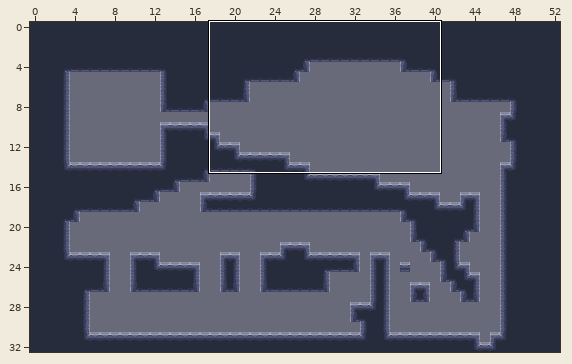
LDtk project, stored at Assets/BuildABot/LDtk/Maps/Lab Build-A-Bot.ldtk. The picture above shows the old version from afar; the outline marks the close-up.
Close-up. Before the edit:
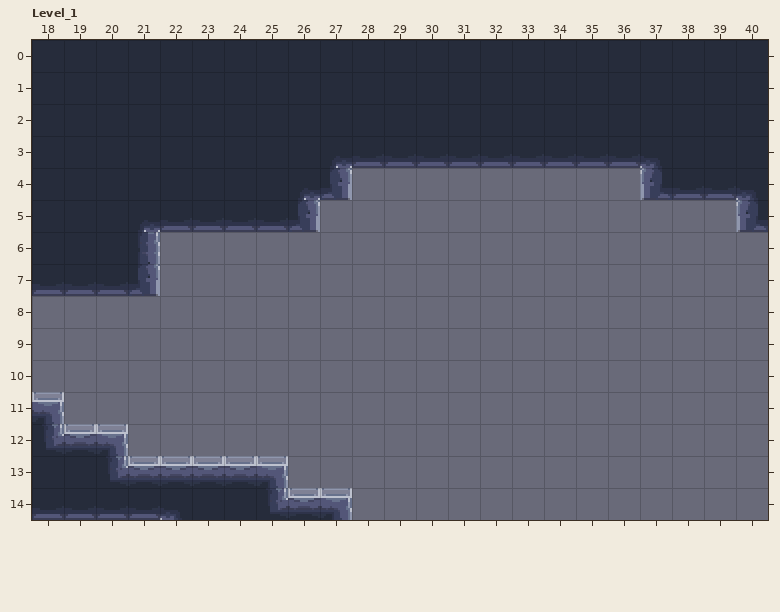
Cells are 16x16 px. Shown: Level_1 x 18..40, y 0..14.
The same view after the edit:
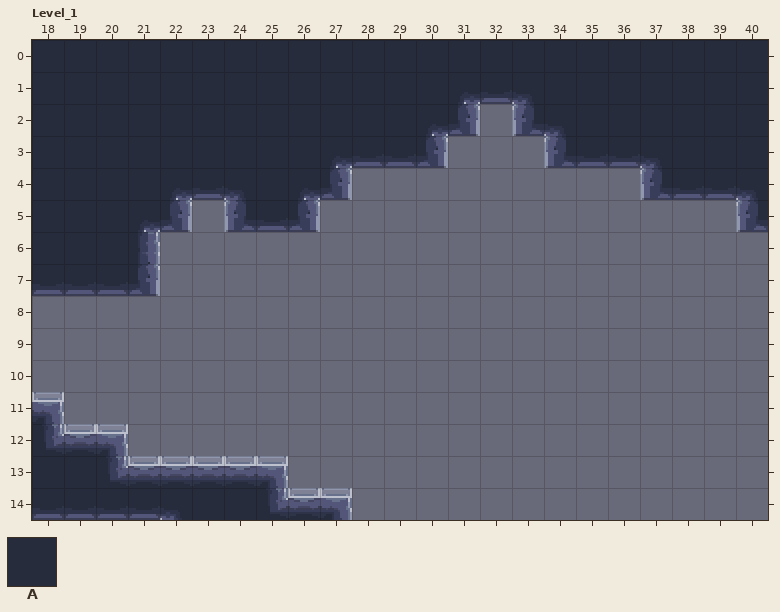
Key: from "WallGrid": A 1 "Walls".
_ is an empty cell, . an unchanged one.
Difference:
--- layer "WallGrid"
@@ x 31..33 @@
- 2 .A.
- 3 AAA
+ 2 ._.
+ 3 ___
@@ x 23..23 @@
- 5 A
+ 5 _
